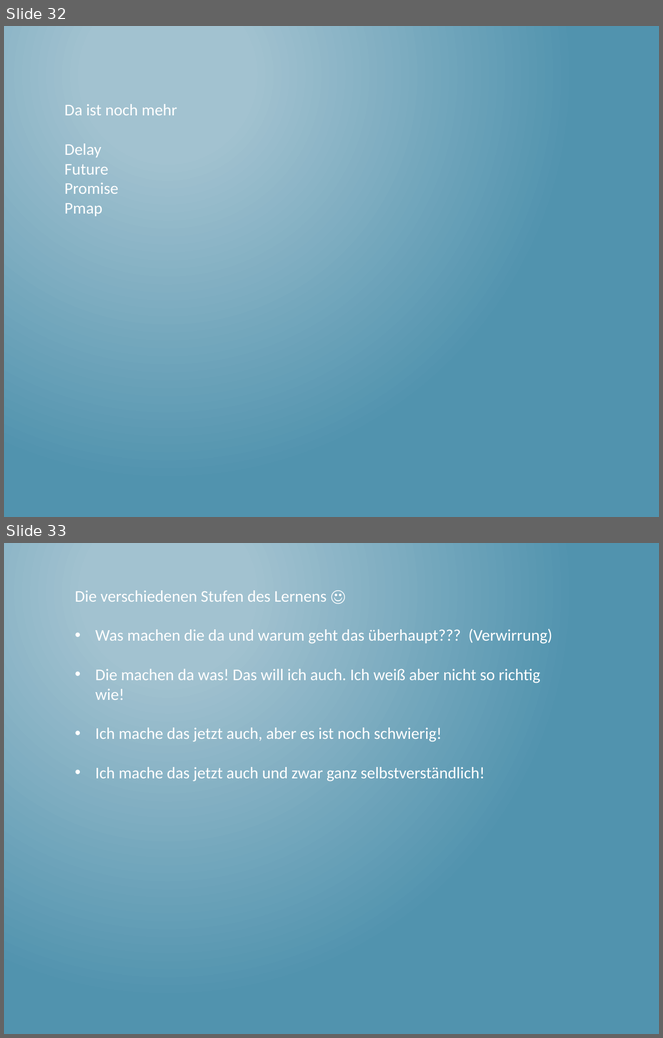
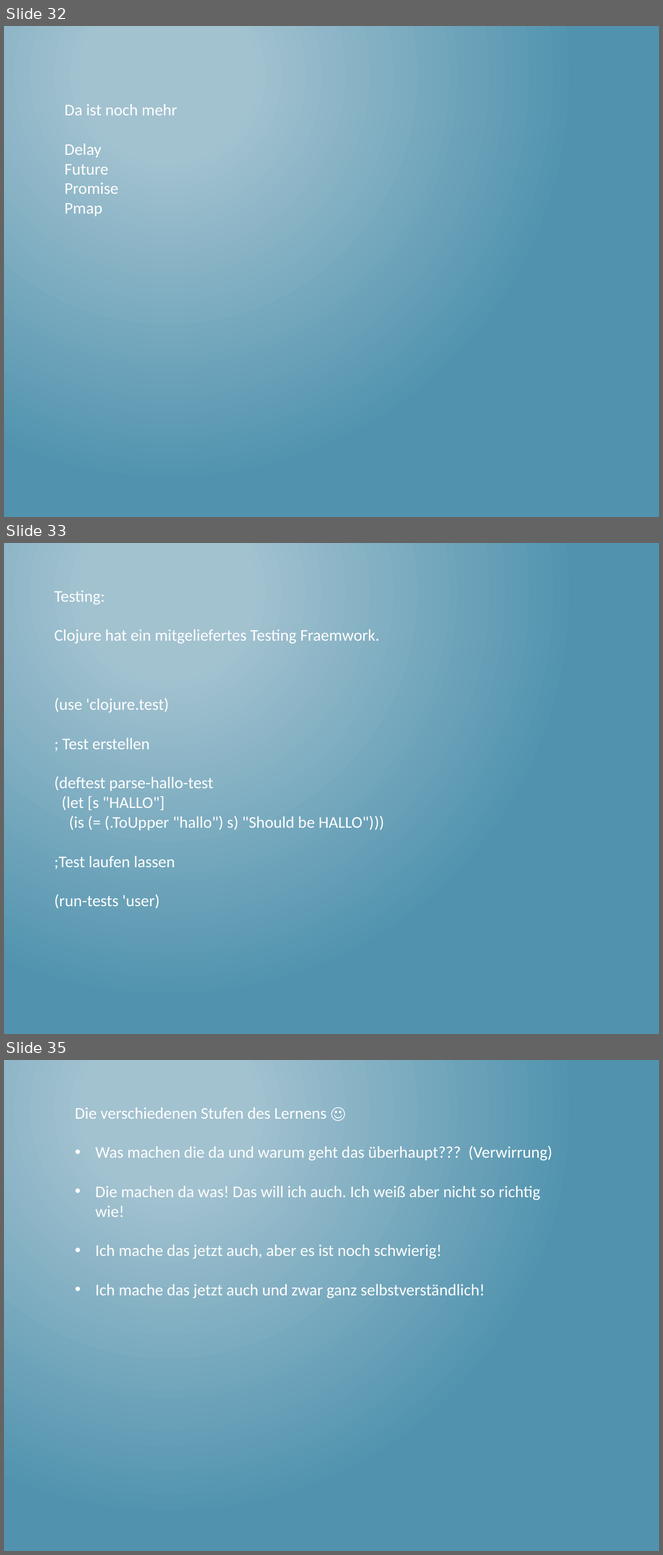
Before and after one commit to thomasschulte/ClojureUsergroupDemo, a slide deck: Clojure Vortrag .NET User Group.pptx. Shown one above the other, each under a label of ours: slides 32 and 33 before the commit, slides 32, 33 and 35 after it; the slides between them are not shown. The pictures are 663x1038 and 663x1555 pixels, drawn with LibreOffice and Linux fonts; fonts in the diff are those of the drawing. Boxes give left, top, right and bottom in pixels: in the first picture for what was removed or moved away, otherwise in the second. Text is boxed around its words. In the diff, an @@ line names an element or a change of style, - is before the commit and + after.

Commit message:
Testing Framework added

```diff
--- a/Clojure Vortrag .NET User Group.pptx
+++ b/Clojure Vortrag .NET User Group.pptx
@@ slide 33 added at box(4, 543, 659, 1034), background gradient #A3C3D1 to #5194AF @@
@@ text added at box(54, 590, 380, 643), 18 pt, text #FFFFFF @@
+Testing:
+Clojure hat ein mitgeliefertes Testing Fraemwork.
@@ text added at box(54, 698, 384, 909), 18 pt, text #FFFFFF @@
+(use 'clojure.test)
+; Test erstellen
+(deftest parse-hallo-test
+(let [s "HALLO"]
+(is (= (.ToUpper "hallo") s) "Should be HALLO")))
+;Test laufen lassen
+(run-tests 'user)
@@ what was slide 33 is now slide 35 @@
```
Also in this commit, not shown: 1 other slide added.
